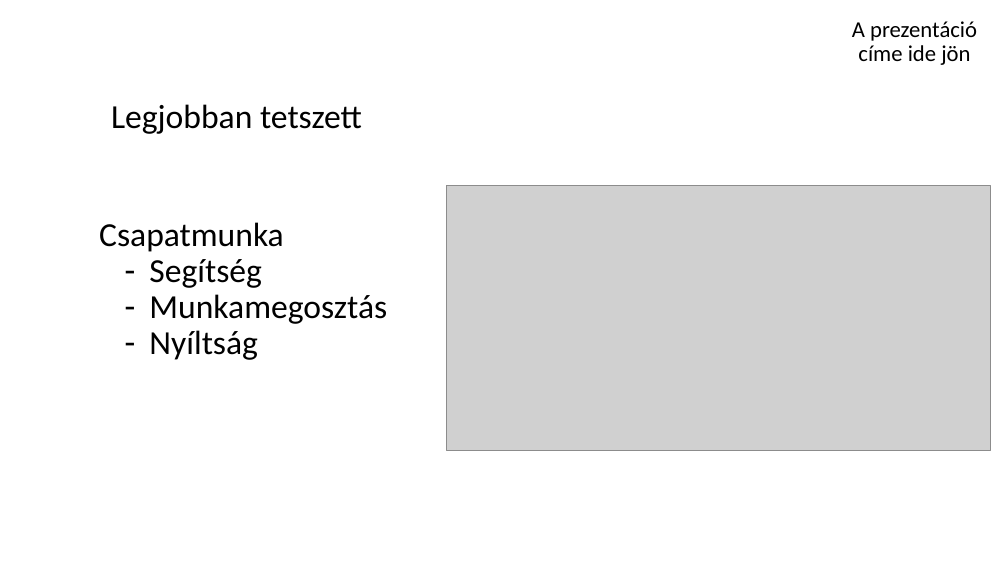
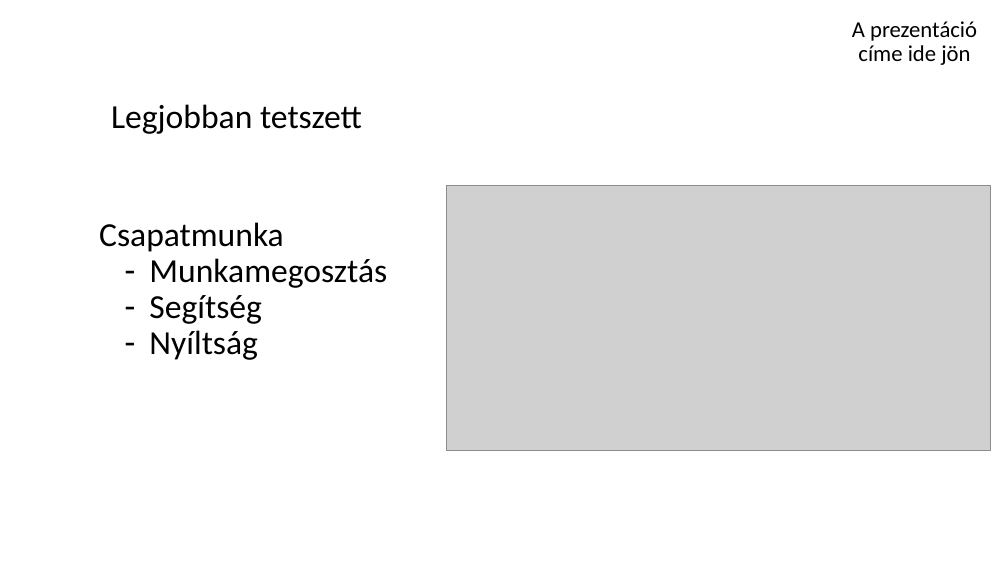
Before and after one commit to schonherz-java-ee-2016-summer/project, a slide deck: slide 5 of presentations/landing/Erdohegyi_Laszlo/java_ee_presentation_el.pptx. Drawn at 1008x567 pixels with LibreOffice and Linux fonts; fonts in the diff are those of the drawing; grey boxes stand for pictures; background and template pictures are left out. Boxes give left, top, right and bottom in pixels: in the first picture for what was removed or moved away, otherwise in the second. Text is boxed around its words. In the diff, an @@ line names an element or a change of style, - is before the commit and + after.

Commit message:
Updated my presentation

```diff
--- a/presentations/landing/Erdohegyi_Laszlo/java_ee_presentation_el.pptx
+++ b/presentations/landing/Erdohegyi_Laszlo/java_ee_presentation_el.pptx
@@ subtitle at (149, 258, 387, 288): paragraph added @@
+– Munkamegosztás
@@ subtitle at (149, 294, 387, 324): paragraph removed @@
-– Munkamegosztás
```
Also in this commit, not shown: 1 other slide changed.
